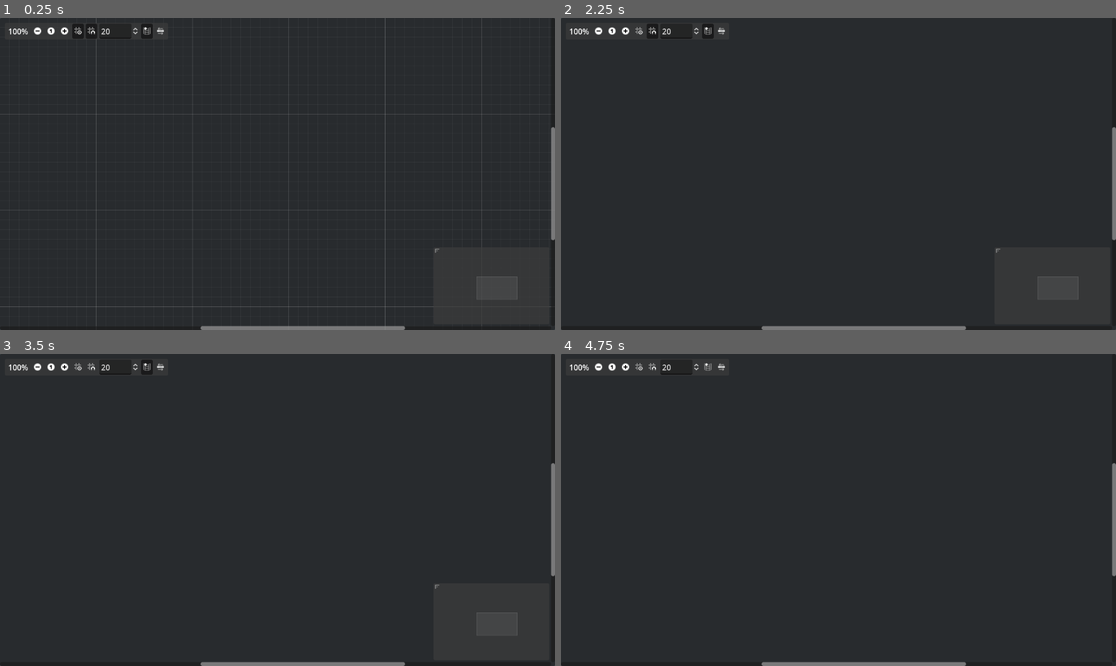
Above: before the commit, frames 1-4 (two rows, left to right).
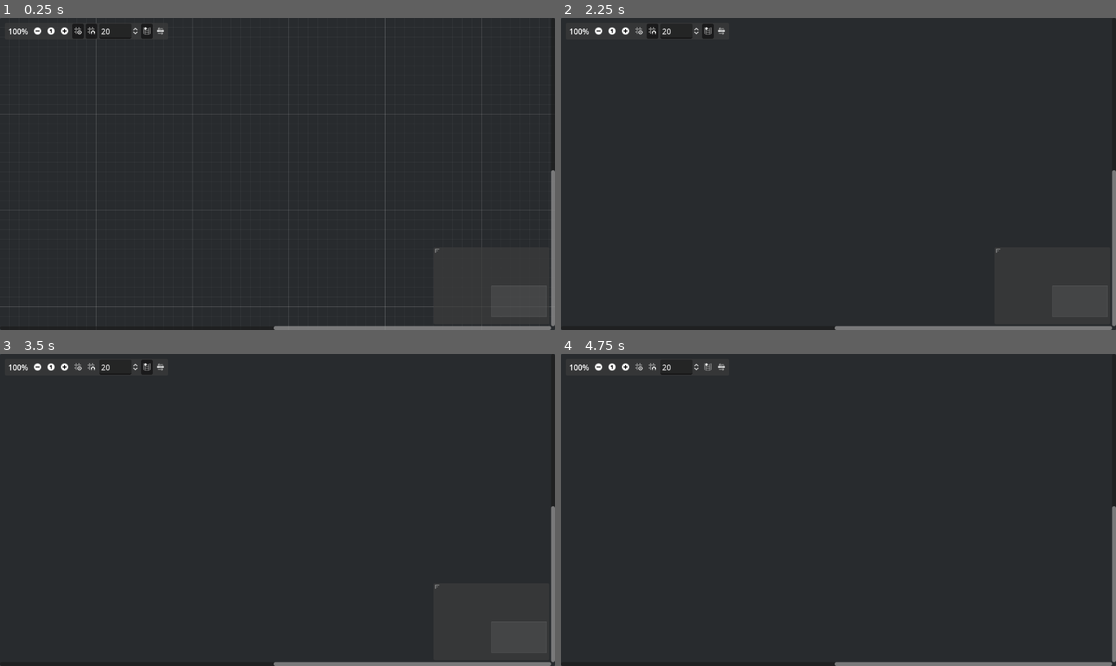
Above: after the commit, the same moments.

Repository: dFarium/Satisfactory-producction-planner
Game: Godot game, scene res://Scenes/graph_edit.tscn
The game is run twice, just before and just after one commit, with the same random seed, the same clock (stepped at 60 frames per second) and the same inputs.
Inputs (mouse positions are in pixels of both pictures, inside the frame that each line leads up to):
- Up to frame 1 (0.25 s): no input
- Up to frame 2 (2.25 s): click (599, 30) at 0.5 s; click (627, 30) at 1.25 s; click (638, 30) at 2 s
- Up to frame 3 (3.5 s): click (88, 366) at 2.75 s
- Up to frame 4 (4.75 s): click (705, 366) at 3.5 s; click (721, 366) at 4.25 s

The runs differ from the first frame. In frame 1, 0.9% of the frame differs, in the area x 36-100%, y 34-100%; in frame 2, 0.9%; in frame 3, 0.9%; in frame 4, 0.8%.

Commit message:
fix node conection

Diff:
--- /dev/null
+++ b/Items/iron_rod.tres
@@ -0,0 +1,10 @@
+[gd_resource type="Resource" script_class="SatisfactoryItem" load_steps=3 format=3 uid="uid://3dvhrf54wmqh"]
+
+[ext_resource type="Texture2D" uid="uid://dxcv6sht2ctlp" path="res://ItemIcons/Iron_Rod.webp" id="1_8eba7"]
+[ext_resource type="Script" path="res://Scripts/Items/item.gd" id="2_xk36p"]
+
+[resource]
+script = ExtResource("2_xk36p")
+name = "Iron Rod"
+description = "One of the most basic parts"
+icon = ExtResource("1_8eba7")
--- /dev/null
+++ b/Items/screw.tres
@@ -0,0 +1,10 @@
+[gd_resource type="Resource" script_class="SatisfactoryItem" load_steps=3 format=3 uid="uid://c3hgtqfvbakyv"]
+
+[ext_resource type="Texture2D" uid="uid://dsftpcc65ruwb" path="res://ItemIcons/Screw.png" id="1_dti0w"]
+[ext_resource type="Script" path="res://Scripts/Items/item.gd" id="2_mat58"]
+
+[resource]
+script = ExtResource("2_mat58")
+name = "Screw"
+description = "One of the most basic parts."
+icon = ExtResource("1_dti0w")
--- a/Recipes/TEST.tres
+++ /dev/null
@@ -1,47 +0,0 @@
-[gd_resource type="Resource" script_class="Recipe" load_steps=13 format=3 uid="uid://fk84spd8nwdi"]
-
-[ext_resource type="Resource" uid="uid://4mr0f8n86ml1" path="res://Items/iron_ore.tres" id="1_ckyl1"]
-[ext_resource type="Script" path="res://Scripts/Items/item_amount.gd" id="2_uau7q"]
-[ext_resource type="Resource" uid="uid://cjypxkrv7d0gm" path="res://Items/water.tres" id="3_5ut43"]
-[ext_resource type="Resource" uid="uid://c62j3x73veagt" path="res://Items/iron_ingot.tres" id="4_a3nv8"]
-[ext_resource type="Resource" uid="uid://dt2sw7mkbfvun" path="res://Items/copper_ingot.tres" id="4_hsn45"]
-[ext_resource type="Script" path="res://Scripts/Items/recipe.gd" id="5_ldr0s"]
-
-[sub_resource type="Resource" id="Resource_mnlix"]
-script = ExtResource("2_uau7q")
-item = ExtResource("1_ckyl1")
-quantity = 7
-
-[sub_resource type="Resource" id="Resource_ai1oy"]
-script = ExtResource("2_uau7q")
-item = ExtResource("3_5ut43")
-quantity = 4
-
-[sub_resource type="Resource" id="Resource_5a28q"]
-script = ExtResource("2_uau7q")
-item = ExtResource("4_hsn45")
-quantity = 1
-
-[sub_resource type="Resource" id="Resource_phojg"]
-script = ExtResource("2_uau7q")
-item = ExtResource("3_5ut43")
-quantity = 1
-
-[sub_resource type="Resource" id="Resource_6uiuc"]
-script = ExtResource("2_uau7q")
-item = ExtResource("4_a3nv8")
-quantity = 13
-
-[sub_resource type="Resource" id="Resource_hhjus"]
-script = ExtResource("2_uau7q")
-item = ExtResource("3_5ut43")
-quantity = 1
-
-[resource]
-script = ExtResource("5_ldr0s")
-building = 1
-name = "Non-fissile uranium"
-inputs = Array[ExtResource("2_uau7q")]([SubResource("Resource_mnlix"), SubResource("Resource_ai1oy"), SubResource("Resource_5a28q"), SubResource("Resource_phojg")])
-outputs = Array[ExtResource("2_uau7q")]([SubResource("Resource_6uiuc"), SubResource("Resource_hhjus")])
-manufacturing_cycle = 12.0
-is_alternate_recipe = false
--- /dev/null
+++ b/Recipes/iron_ore.tres
@@ -0,0 +1,19 @@
+[gd_resource type="Resource" script_class="Recipe" load_steps=5 format=3 uid="uid://3qf6hyp2jq2v"]
+
+[ext_resource type="Script" path="res://Scripts/Items/item_amount.gd" id="1_htces"]
+[ext_resource type="Resource" uid="uid://4mr0f8n86ml1" path="res://Items/iron_ore.tres" id="2_kmnmt"]
+[ext_resource type="Script" path="res://Scripts/Items/recipe.gd" id="3_kcx16"]
+
+[sub_resource type="Resource" id="Resource_4pcty"]
+script = ExtResource("1_htces")
+item = ExtResource("2_kmnmt")
+quantity = 2
+
+[resource]
+script = ExtResource("3_kcx16")
+building = 5
+name = "Iron Ore"
+inputs = Array[ExtResource("1_htces")]([])
+outputs = Array[ExtResource("1_htces")]([SubResource("Resource_4pcty")])
+manufacturing_cycle = 2.0
+is_alternate_recipe = false
--- /dev/null
+++ b/Recipes/iron_rod.tres
@@ -0,0 +1,25 @@
+[gd_resource type="Resource" script_class="Recipe" load_steps=7 format=3 uid="uid://ddfytuwvn5m25"]
+
+[ext_resource type="Script" path="res://Scripts/Items/item_amount.gd" id="1_v16ba"]
+[ext_resource type="Resource" uid="uid://c62j3x73veagt" path="res://Items/iron_ingot.tres" id="2_cn4l4"]
+[ext_resource type="Resource" uid="uid://3dvhrf54wmqh" path="res://Items/iron_rod.tres" id="3_cybks"]
+[ext_resource type="Script" path="res://Scripts/Items/recipe.gd" id="4_fk5gp"]
+
+[sub_resource type="Resource" id="Resource_3nhq7"]
+script = ExtResource("1_v16ba")
+item = ExtResource("2_cn4l4")
+quantity = 1
+
+[sub_resource type="Resource" id="Resource_4pcty"]
+script = ExtResource("1_v16ba")
+item = ExtResource("3_cybks")
+quantity = 1
+
+[resource]
+script = ExtResource("4_fk5gp")
+building = 5
+name = "Iron Rod"
+inputs = Array[ExtResource("1_v16ba")]([SubResource("Resource_3nhq7")])
+outputs = Array[ExtResource("1_v16ba")]([SubResource("Resource_4pcty")])
+manufacturing_cycle = 4.0
+is_alternate_recipe = false
--- /dev/null
+++ b/Recipes/water.tres
@@ -0,0 +1,19 @@
+[gd_resource type="Resource" script_class="Recipe" load_steps=5 format=3 uid="uid://caqvcyl6pd58b"]
+
+[ext_resource type="Script" path="res://Scripts/Items/item_amount.gd" id="1_tvtx5"]
+[ext_resource type="Resource" uid="uid://cjypxkrv7d0gm" path="res://Items/water.tres" id="2_0i76u"]
+[ext_resource type="Script" path="res://Scripts/Items/recipe.gd" id="3_th4xg"]
+
+[sub_resource type="Resource" id="Resource_4pcty"]
+script = ExtResource("1_tvtx5")
+item = ExtResource("2_0i76u")
+quantity = 2
+
+[resource]
+script = ExtResource("3_th4xg")
+building = 13
+name = "Water"
+inputs = Array[ExtResource("1_tvtx5")]([])
+outputs = Array[ExtResource("1_tvtx5")]([SubResource("Resource_4pcty")])
+manufacturing_cycle = 1.0
+is_alternate_recipe = false
--- a/Scenes/graph_edit.tscn
+++ b/Scenes/graph_edit.tscn
@@ -1,8 +1,7 @@
-[gd_scene load_steps=4 format=3 uid="uid://c73h38vsyw36o"]
+[gd_scene load_steps=3 format=3 uid="uid://c73h38vsyw36o"]
 
 [ext_resource type="Script" path="res://Scripts/Graph/main.gd" id="1_13a51"]
 [ext_resource type="Script" path="res://Scripts/Graph/graph_edit.gd" id="2_6f8bu"]
-[ext_resource type="PackedScene" uid="uid://bjgeegoath202" path="res://Scenes/search_recipe.tscn" id="3_o5aji"]
 
 [node name="Main" type="Control"]
 layout_mode = 3
@@ -26,14 +25,5 @@
 script = ExtResource("2_6f8bu")
 metadata/_edit_use_anchors_ = true
 
-[node name="SearchPanel" parent="GraphEdit" instance=ExtResource("3_o5aji")]
-layout_mode = 0
-offset_left = 303.0
-offset_top = 172.0
-offset_right = 839.0
-offset_bottom = 510.0
-mouse_filter = 1
-position_offset = Vector2(303, 172)
-
 [connection signal="connection_request" from="GraphEdit" to="." method="_on_graph_edit_connection_request"]
 [connection signal="disconnection_request" from="GraphEdit" to="." method="_on_graph_edit_disconnection_request"]
--- a/Scripts/Factories/building.gd
+++ b/Scripts/Factories/building.gd
@@ -13,6 +13,7 @@
 var output_values: Array[LineEdit] = []
 
 var current_recipe: Recipe
+
 
 # Called when the node enters the scene tree for the first time.
 func _ready() -> void:
@@ -48,6 +49,8 @@
 		output_nodes[i][1].texture = recipe.outputs[i].item.icon
 
 		output_values.append(output_nodes[i][2].get_node("LineEdit"))
+
+	set_slot_type()
 
 func _on_slot_value_updated(slot: int, value: float) -> void:
 	#value = items per minute
@@ -86,6 +89,8 @@
 
 	for i in range(o_count):
 		set_slot_type_right(i+1,current_recipe.outputs[i].item.id)
+
+	print("set_slot_type ", get_input_port_type(0)," ", get_input_port_type(1)," / output ", get_output_port_type(0)," ", get_output_port_type(1))
 
 func set_close_button() -> void:
 	#Close button
@@ -129,3 +134,6 @@
 			return "Well Extractor"
 		_:
 			return "Unknown Building"
+
+func deselect_building() -> void:
+	selected = false
--- a/Scripts/Factories/building_slot.gd
+++ b/Scripts/Factories/building_slot.gd
@@ -53,6 +53,7 @@
 	if BuildingSlot.OnlyOutput != slot:
 		slot_value_updated.emit(slot, text.to_float())
 
+
 func evaluate_math_expression(new_text: String) -> void:
 	var rounded:float = snapped(expr.evalute(new_text),0.01)
 	var result:String = str(rounded)
--- a/Scripts/Graph/graph_edit.gd
+++ b/Scripts/Graph/graph_edit.gd
@@ -1,26 +1,31 @@
 extends GraphEdit
 
-var menu_resource: PackedScene = load("res://Scenes/search_recipe.tscn")
-@onready var search_panel: GraphNode = $SearchPanel
+var search_panel_res: PackedScene = load("res://Scenes/search_recipe.tscn")
+@onready var search_panel: SearchRecipe = $SearchPanel
 
 # Called when the node enters the scene tree for the first time.
 func _ready() -> void:
-	search_panel.visible = false
-	search_panel.add_building.connect(_on_add_building)
+	#search_panel.hide_search_panel()
+	#search_panel.add_building.connect(_on_add_building)
+	pass
 
 # Called every frame. 'delta' is the elapsed time since the previous frame.
 func _process(_delta: float) -> void:
 	pass
 
-func show_search_panel() -> void:
-	if not search_panel.visible:
-		search_panel.visible = true
-		search_panel.selected = true
-	search_panel.position_offset = get_global_mouse_position()
+func instance_search_panel() -> void:
+	if not search_panel:
+		for child in get_children():
+			if child.has_method("deselect_building"):
+				child.deselect_building()
+		search_panel = search_panel_res.instantiate()
+		add_child(search_panel)
+		search_panel.add_building.connect(_on_add_building)
+	search_panel.set_position_offset((get_local_mouse_position() + scroll_offset) / zoom)
 
 func _input(_event: InputEvent) -> void:
 	if Input.is_action_just_pressed("right_click"):
-		show_search_panel()
+		instance_search_panel()
 
 func _on_add_building(recipe: Recipe) -> void:
 	match [recipe.inputs.size(), recipe.outputs.size()]:
@@ -43,5 +48,4 @@
 		var building_instance: GraphNode = building.instantiate()
 		add_child(building_instance)
 		building_instance.setup_building(recipe)
-		building_instance.set_slot_type()
 		building_instance.position_offset = search_panel.position_offset
--- a/Scripts/Graph/main.gd
+++ b/Scripts/Graph/main.gd
@@ -13,6 +13,7 @@
 
 func _on_graph_edit_connection_request(from_node: StringName, from_port: int, to_node: StringName, to_port: int) -> void:
 	graph_edit.connect_node(from_node, from_port, to_node, to_port)
+	print(graph_edit.get_connection_list())
 
 	pass # Replace with function body.
 
@@ -23,12 +24,9 @@
 	pass # Replace with function body.
 
 func _on_graph_edit_disconnection_request(from_node: StringName, from_port: int, to_node: StringName, to_port: int) -> void:
-	print("Disconnecting")
 	graph_edit.disconnect_node(from_node, from_port, to_node, to_port)
 	pass # Replace with function body.
 
-func set_id_to_items() -> void:
-	pass # Replace with function body.
 
 func load_items() -> void:
 	var id_count:int = 0
--- a/Scripts/Graph/search_recipe.gd
+++ b/Scripts/Graph/search_recipe.gd
@@ -1,8 +1,9 @@
-extends Control
+extends GraphNode
 class_name SearchRecipe
 
 # Variables de nodos de la escena
 @onready var recipe_container: VBoxContainer = $ScrollContainer/VBoxContainer
+@onready var search_field: LineEdit = $LineEdit
 
 # Constante para la escena del botón de opción
 const BUTTON_OPTION = preload ("res://Scenes/button_option.tscn")
@@ -64,8 +65,21 @@
 		recipe_option.set_recipe_display(recipe)
 
 func _on_recipe_pressed(recipe: Recipe) -> void:
-	visible = false
+	hide_search_panel()
 	add_building.emit(recipe)
 
 func _on_node_deselected() -> void:
+	queue_free()
+	pass
+
+func hide_search_panel() -> void:
 	visible = false
+	selected = false
+	search_field.editable = false
+	search_field.context_menu_enabled = false
+
+func show_search_panel() -> void:
+	visible = true
+	selected = true
+	search_field.editable = true
+	search_field.context_menu_enabled = true
Not shown, changed: ItemIcons/Iron_Rod.png.import
Binary file added: ItemIcons/Iron_Rod.webp
Not shown, changed: ItemIcons/Iron_Rod.webp.import
